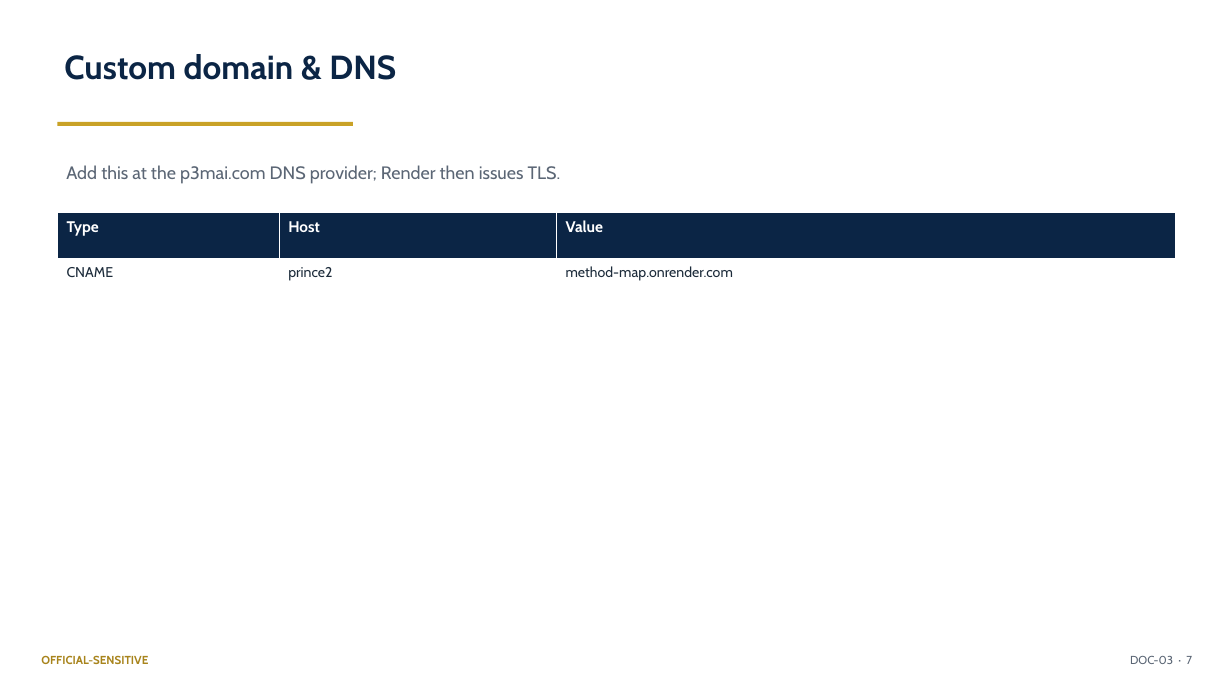
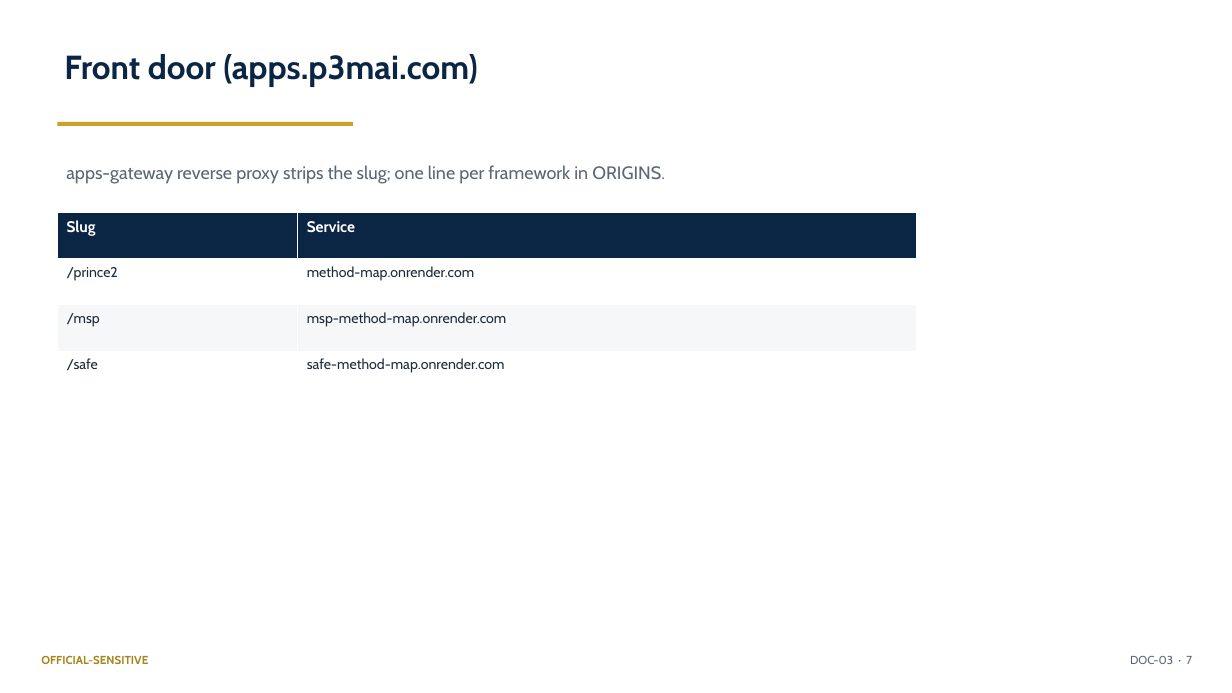
Before and after one commit to DRC63/method-map, a slide deck: slide 7 of docs/03_Operation_Manual_Summary.pptx. Drawn at 1232x693 pixels with LibreOffice and Linux fonts; fonts in the diff are those of the drawing. Boxes give left, top, right and bottom in pixels: in the first picture for what was removed or moved away, otherwise in the second. Text is boxed around its words. In the diff, an @@ line names an element or a change of style, - is before the commit and + after.

```diff
--- a/docs/03_Operation_Manual_Summary.pptx
+++ b/docs/03_Operation_Manual_Summary.pptx
@@ text at (64, 54, 477, 87): text changed @@
-Custom domain & DNS
+Front door (apps.p3mai.com)
@@ text at (66, 165, 665, 184): text changed @@
-Add this at the p3mai.com DNS provider; Render then issues TLS.
+apps-gateway reverse proxy strips the slug; one line per framework in ORIGINS.
@@ table at (57, 213, 917, 397) @@
-Type | Host | Value
-CNAME | prince2 | method-map.onrender.com
+Slug | Service
+/prince2 | method-map.onrender.com
+/msp | msp-method-map.onrender.com
+/safe | safe-method-map.onrender.com
@@ table: place and size @@
-table at (57, 213, 1176, 305)
+table at (57, 213, 917, 397)
```
Also in this commit, not shown: 3 other slides changed, 11 other files.
